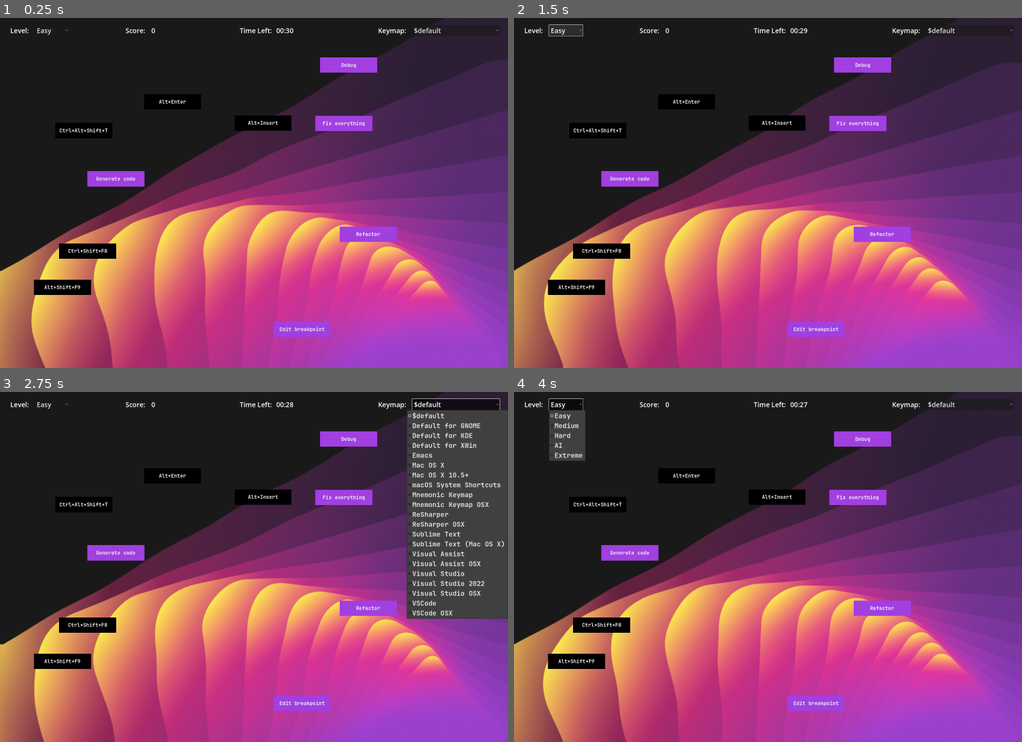
Above: before the commit, frames 1-4 (two rows, left to right).
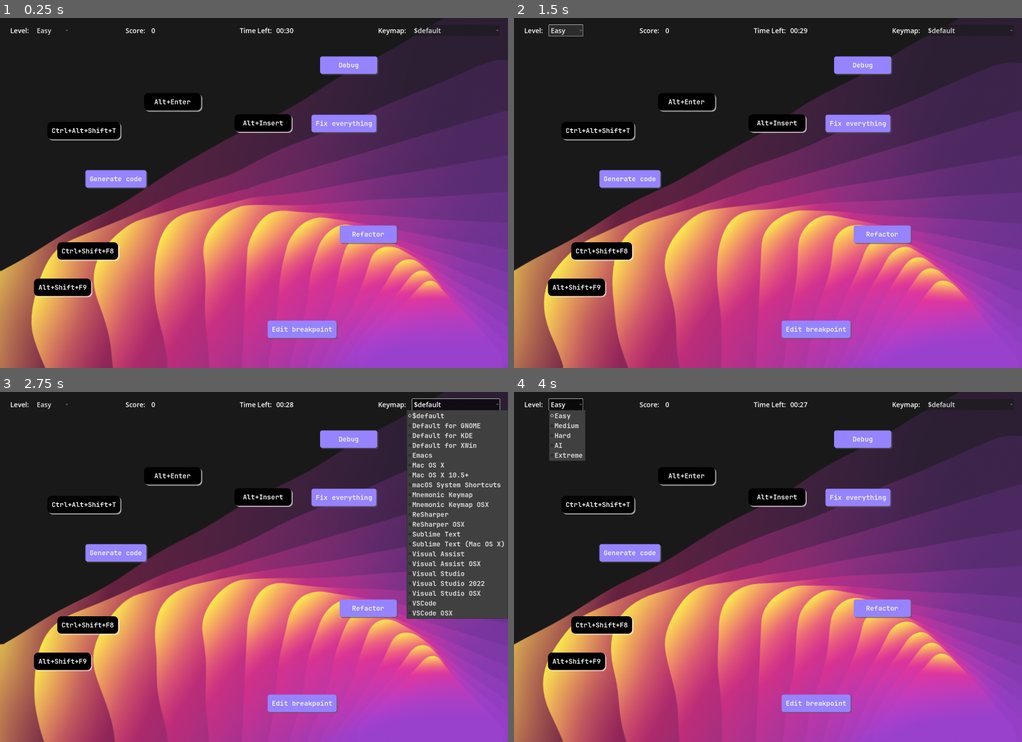
Above: after the commit, the same moments.

Repository: khalidabuhakmeh/godot-drag-drop-quiz
Game: Godot game, scene res://scenes/main.tscn
Same seed, same stepped clock (60 frames per second), same inputs: the game is played once before the commit and once after it.
Inputs:
- Up to frame 1 (0.25 s): no input
- Up to frame 2 (1.5 s): click "Easy" at 0.5 s; click "Easy" at 1.25 s
- Up to frame 3 (2.75 s): click "$default" at 2 s
- Up to frame 4 (4 s): click "$default" at 2.75 s; click "Easy" at 3.5 s

The runs differ from the first frame. In frame 1, 4.5% of the frame differs, in the area x 6-79%, y 10-92%; in frame 2, 4.5%; in frame 3, 4.5%; in frame 4, 4.5%.

Commit message:
more changes, now with better panels

Diff:
--- /dev/null
+++ b/AI Assistant icon.svg
@@ -0,0 +1 @@
+<svg fill="none" height="48" viewBox="0 0 48 48" width="48" xmlns="http://www.w3.org/2000/svg" xmlns:xlink="http://www.w3.org/1999/xlink"><linearGradient id="a" gradientUnits="userSpaceOnUse" x1="4.74626" x2="70.6068" y1="8.63622" y2="59.748"><stop offset="0" stop-color="#955ae0"/><stop offset="1" stop-color="#4d67f0"/></linearGradient><path d="m3.72 8.16c4.32-2.46 10.26-3.66 15.36-3.66 14.94 0 24.42 6.96 24.42 16.38 0 7.5-6.54 12.12-15.24 12.12-7.02 0-12.24-2.58-12.24-6 0-3.24 3.3-4.8 7.98-3l1.2-3.66c-7.26-2.34-13.26.96-13.26 6.66s7.08 9.78 16.56 9.78c11.28 0 19.5-6.24 19.5-15.9 0-12.06-11.4-20.88-28.92-20.88-5.64 0-12 1.44-17.22 4.26zm40.56 31.68c-4.32 2.46-10.26 3.66-15.36 3.66-14.94 0-24.42-6.96-24.42-16.38 0-7.5 6.54-12.12 15.24-12.12 7.02 0 12.24 2.58 12.24 6 0 3.24-3.3 4.8-7.98 3l-1.2 3.66c7.26 2.34 13.26-.96 13.26-6.66s-7.08-9.78-16.56-9.78c-11.28 0-19.5 6.24-19.5 15.9 0 12.06 11.4 20.88 28.92 20.88 5.64 0 12-1.44 17.22-4.26z" fill="url(#a)"/></svg>
--- /dev/null
+++ b/ReSharper icon.svg
@@ -0,0 +1,19 @@
+<svg width="64" height="64" viewBox="0 0 64 64" fill="none" xmlns="http://www.w3.org/2000/svg">
+<path d="M59.8748 0H25.7477C24.0896 0 22.5927 0.993115 21.9477 2.5206L6.14973 39.9415C5.93098 40.4596 5.82036 41.0171 5.82536 41.5796L5.97536 59.9082C5.99411 62.1731 7.83534 63.9994 10.1003 63.9994H27.7658C28.5714 63.9994 29.3589 63.7638 30.032 63.3213L62.1411 42.2127C63.3017 41.4502 63.9998 40.1546 63.9998 38.7659V4.12496C63.9998 1.84686 62.1529 0 59.8748 0Z" fill="url(#paint0_linear_939_522)"/>
+<path d="M14.9874 6H4.12496C1.84686 6 0 7.84686 0 10.125V22.6905C0 22.8905 0.0143749 23.0905 0.0437496 23.2886L5.49182 60.4732C5.78869 62.4988 7.52618 64.0001 9.57303 64.0001H24.9704C27.2491 64.0001 29.096 62.1526 29.0953 59.8738L29.091 41.3697C29.091 40.944 29.0247 40.5209 28.8953 40.1159L18.9167 8.8706C18.3704 7.16124 16.7817 6.00063 14.9874 6.00063V6Z" fill="url(#paint1_linear_939_522)"/>
+<path d="M16.4503 6H4.1917C1.88797 6 0.030488 7.88686 0.0673626 10.1906L0.000488281 20.9999C0.0192381 22.1811 0.786731 23.5305 1.6836 24.2992L39.842 57.0057C40.5895 57.6464 41.542 57.9989 42.5263 57.9989H53.8756C56.1537 57.9989 58.0005 56.152 58.0005 53.8739V42.8709C58.0005 41.6815 57.4868 40.5497 56.5918 39.7665L19.1666 7.02062C18.4147 6.3625 17.4497 6 16.4503 6Z" fill="#FDB60D"/>
+<path d="M52.0002 12H12V51.9996H51.9996V12H52.0002Z" fill="black"/>
+<path fill-rule="evenodd" clip-rule="evenodd" d="M17.0122 16.9937H23.454C24.5046 16.9937 25.4296 17.1868 26.2302 17.5724C27.0302 17.958 27.6465 18.5011 28.079 19.2018C28.5115 19.9024 28.7277 20.713 28.7277 21.6349C28.7277 22.5567 28.5077 23.3836 28.0683 24.0948C27.629 24.8061 27.0034 25.3561 26.1927 25.7454C25.9697 25.8525 25.7368 25.9449 25.4941 26.0225L29.0496 32.0004H25.6946L22.4596 26.3298H19.9384V31.9998H17.0122V16.9937ZM24.5528 23.6236C24.9209 23.4411 25.2046 23.1805 25.4046 22.8411C25.6046 22.5017 25.7046 22.1067 25.7046 21.6567C25.7046 21.2067 25.6046 20.8049 25.4046 20.4724C25.2046 20.1399 24.9203 19.883 24.5528 19.7005C24.1846 19.518 23.754 19.4274 23.2609 19.4274H19.9378V23.8973H23.2609C23.754 23.8973 24.1846 23.8055 24.5528 23.6236Z" fill="white"/>
+<path d="M32.9998 43.9995H17V46.9995H32.9998V43.9995Z" fill="white"/>
+<path fill-rule="evenodd" clip-rule="evenodd" d="M42.812 28.1735V26.2654L40.5993 26.2693L41.3572 22.7324L43.8838 22.728V20.7986L41.7708 20.8023L42.587 16.9937H40.4539L39.6369 20.806L36.442 20.8116L37.2601 16.9937H35.127L34.3081 20.8153L31.6858 20.8199V22.7492L33.8945 22.7454L33.1366 26.2823L30.6139 26.2867V28.1948L32.7276 28.1911L31.9114 31.9998H34.0445L34.8615 28.1874L38.0564 28.1818L37.2383 31.9998H39.3714L40.1903 28.1781L42.812 28.1735ZM35.2705 26.2786L38.4654 26.273L39.2233 22.7361L36.0284 22.7417L35.2705 26.2786Z" fill="white"/>
+<defs>
+<linearGradient id="paint0_linear_939_522" x1="4.32412" y1="59.9325" x2="62.9198" y2="1.33686" gradientUnits="userSpaceOnUse">
+<stop offset="0.29" stop-color="#FF45ED"/>
+<stop offset="0.7" stop-color="#FF0A67"/>
+</linearGradient>
+<linearGradient id="paint1_linear_939_522" x1="-0.390622" y1="7.67061" x2="24.3929" y2="61.1251" gradientUnits="userSpaceOnUse">
+<stop offset="0.3" stop-color="#FDB60D"/>
+<stop offset="0.54" stop-color="#FF45ED"/>
+</linearGradient>
+</defs>
+</svg>
--- a/project.godot
+++ b/project.godot
@@ -23,8 +23,7 @@
 window/size/viewport_width=2420
 window/size/viewport_height=1668
 window/size/resizable=false
-window/stretch/mode="viewport"
-window/stretch/aspect="keep_width"
+window/stretch/mode="canvas_items"
 window/stretch/scale_mode="integer"
 
 [dotnet]
--- /dev/null
+++ b/scenes/explosion.gd
@@ -0,0 +1,7 @@
+extends CPUParticles2D
+
+@export var explode: bool:
+	set(value):
+		emitting = value
+		$CPUParticles2D.emitting = value
+		$CPUParticles2D2.emitting = value
--- a/scenes/explosion.tscn
+++ b/scenes/explosion.tscn
@@ -1,14 +1,21 @@
-[gd_scene load_steps=3 format=3 uid="uid://b6f7vbu6jice"]
+[gd_scene load_steps=7 format=3 uid="uid://b6f7vbu6jice"]
 
 [ext_resource type="Texture2D" uid="uid://ff6cfeghxy0c" path="res://Rider icon.svg" id="1_afos3"]
+[ext_resource type="Script" path="res://scenes/explosion.gd" id="2_bxjgs"]
+[ext_resource type="Texture2D" uid="uid://d123mn0pn5hy4" path="res://AI Assistant icon.svg" id="2_kg2kn"]
+[ext_resource type="Texture2D" uid="uid://d36yy2kb2c4fu" path="res://ReSharper icon.svg" id="2_r53tl"]
 
 [sub_resource type="Gradient" id="Gradient_tviun"]
-offsets = PackedFloat32Array(0.198915, 0.998192, 1)
+offsets = PackedFloat32Array(0.38698, 0.998192, 1)
 colors = PackedColorArray(1, 1, 1, 1, 1, 1, 1, 0, 1, 1, 1, 0)
+
+[sub_resource type="Gradient" id="Gradient_mk3tk"]
+offsets = PackedFloat32Array(0, 0.437613, 1)
+colors = PackedColorArray(1, 1, 1, 1, 1, 1, 1, 0.254973, 1, 1, 1, 0)
 
 [node name="Explosion" type="CPUParticles2D"]
 emitting = false
-amount = 20
+amount = 5
 lifetime = 2.0
 one_shot = true
 speed_scale = 3.0
@@ -24,3 +31,34 @@
 scale_amount_min = 0.1
 scale_amount_max = 1.25
 color_ramp = SubResource("Gradient_tviun")
+script = ExtResource("2_bxjgs")
+
+[node name="CPUParticles2D2" type="CPUParticles2D" parent="."]
+emitting = false
+amount = 10
+lifetime = 0.7
+one_shot = true
+texture = ExtResource("2_kg2kn")
+spread = 180.0
+gravity = Vector2(0, 0)
+initial_velocity_min = 148.81
+initial_velocity_max = 639.88
+angular_velocity_max = 155.56
+scale_amount_min = 0.5
+scale_amount_max = 1.25
+color_ramp = SubResource("Gradient_mk3tk")
+
+[node name="CPUParticles2D" type="CPUParticles2D" parent="."]
+emitting = false
+amount = 10
+lifetime = 0.7
+one_shot = true
+texture = ExtResource("2_r53tl")
+spread = 180.0
+gravity = Vector2(0, 0)
+initial_velocity_min = 148.81
+initial_velocity_max = 639.88
+angular_velocity_max = 155.56
+scale_amount_min = 0.5
+scale_amount_max = 1.25
+color_ramp = SubResource("Gradient_mk3tk")
--- a/scenes/pair.tscn
+++ b/scenes/pair.tscn
@@ -1,8 +1,28 @@
-[gd_scene load_steps=4 format=3 uid="uid://dyji0wp26trq4"]
+[gd_scene load_steps=6 format=3 uid="uid://dyji0wp26trq4"]
 
 [ext_resource type="Script" path="res://scripts/pair.gd" id="1_0ufr2"]
 [ext_resource type="Script" path="res://scripts/Draggable.gd" id="2_chwrr"]
 [ext_resource type="FontFile" uid="uid://csfpfu7djrwlf" path="res://JetBrainsMono-Bold.ttf" id="5_wxwbq"]
+
+[sub_resource type="StyleBoxFlat" id="StyleBoxFlat_pj34o"]
+bg_color = Color(0.587127, 0.512898, 1, 1)
+corner_radius_top_left = 10
+corner_radius_top_right = 10
+corner_radius_bottom_right = 10
+corner_radius_bottom_left = 10
+shadow_color = Color(0.353438, 0.353438, 0.353438, 0.6)
+shadow_size = 1
+shadow_offset = Vector2(5, 5)
+
+[sub_resource type="StyleBoxFlat" id="StyleBoxFlat_1n3w7"]
+bg_color = Color(0, 0, 0, 1)
+corner_radius_top_left = 20
+corner_radius_top_right = 20
+corner_radius_bottom_right = 20
+corner_radius_bottom_left = 20
+shadow_color = Color(1, 1, 1, 0.6)
+shadow_size = 1
+shadow_offset = Vector2(5, 5)
 
 [node name="Pair" type="Node2D"]
 visibility_layer = 2
@@ -34,11 +54,9 @@
 size_flags_vertical = 4
 mouse_default_cursor_shape = 2
 
-[node name="ColorRect" type="ColorRect" parent="Shortcut/VBoxContainer"]
+[node name="Panel" type="Panel" parent="Shortcut/VBoxContainer"]
 layout_mode = 2
-mouse_filter = 1
-mouse_default_cursor_shape = 2
-color = Color(0.630545, 0.246849, 0.876591, 1)
+theme_override_styles/panel = SubResource("StyleBoxFlat_pj34o")
 
 [node name="MarginContainer" type="MarginContainer" parent="Shortcut/VBoxContainer"]
 layout_mode = 2
@@ -53,8 +71,8 @@
 mouse_filter = 1
 theme_override_colors/font_color = Color(0.941176, 0.941176, 0.941176, 1)
 theme_override_fonts/font = ExtResource("5_wxwbq")
-theme_override_font_sizes/font_size = 24
-text = "KEY COMBO This is the best thing"
+theme_override_font_sizes/font_size = 32
+text = "KEY COMBO This is the bes"
 horizontal_alignment = 1
 vertical_alignment = 1
 
@@ -85,11 +103,9 @@
 size_flags_vertical = 4
 mouse_default_cursor_shape = 2
 
-[node name="ColorRect" type="ColorRect" parent="Key/VBoxContainer"]
+[node name="Panel" type="Panel" parent="Key/VBoxContainer"]
 layout_mode = 2
-mouse_filter = 1
-mouse_default_cursor_shape = 2
-color = Color(0, 0, 0, 1)
+theme_override_styles/panel = SubResource("StyleBoxFlat_1n3w7")
 
 [node name="MarginContainer" type="MarginContainer" parent="Key/VBoxContainer"]
 layout_mode = 2
@@ -104,7 +120,7 @@
 mouse_filter = 1
 theme_override_colors/font_color = Color(0.941176, 0.941176, 0.941176, 1)
 theme_override_fonts/font = ExtResource("5_wxwbq")
-theme_override_font_sizes/font_size = 24
+theme_override_font_sizes/font_size = 32
 text = "KEY COMBO This is the best thing"
 horizontal_alignment = 1
 vertical_alignment = 1
--- a/scripts/pair.gd
+++ b/scripts/pair.gd
@@ -37,7 +37,7 @@
 	var boom: CPUParticles2D = explosion.instantiate()
 	add_child(boom)
 	boom.position = get_viewport().get_mouse_position()
-	boom.emitting = true
+	boom.explode = true
 	boom.z_index = 10
 	$Key.visible = false
 	$Shortcut.visible = false
Not shown, added: AI Assistant icon.svg.import
Not shown, added: ReSharper icon.svg.import
Not shown, added: readme.md
